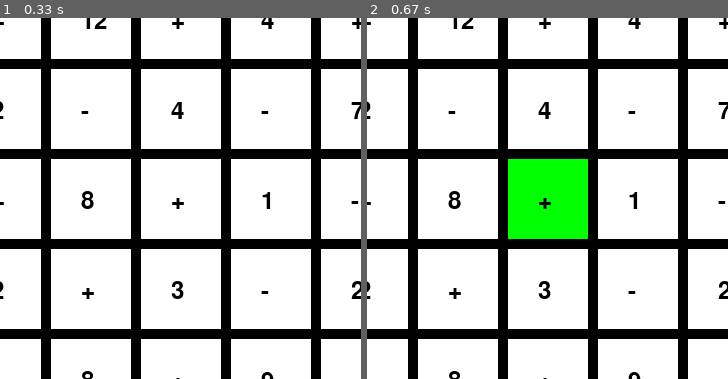
Above: before the commit, frames 1-2 (left to right).
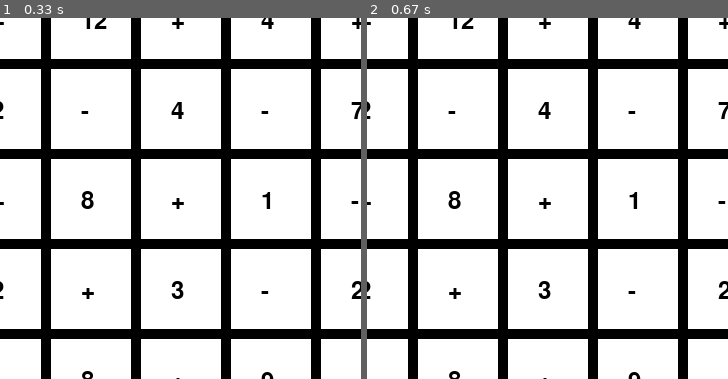
Above: after the commit, the same moments.

Repository: nurda0405/MathSolver-pygame-
Game: pygame game, started from math_solver.py
The game is run twice, just before and just after one commit, with the same random seed, the same clock (stepped at 60 frames per second) and the same inputs.
Inputs (mouse positions are % of the whole screen's width and height, from its top left):
- Up to frame 1 (0.33 s): no input
- Up to frame 2 (0.67 s): click (46, 55) at 0.38 s
The pictures show only the part of the screen within x 19-69%, y 31-81%; the shares and areas given below are measured in that part.

Frame 1 is identical in both runs. In frame 2, 4.9% of the frame differs, in the area x 39-62%, y 39-62%.

Commit message:
checking whether the cell is adjacent

Diff:
--- a/math_solver.py
+++ b/math_solver.py
@@ -86,22 +86,26 @@
         self.draw()
 
     def click(self):
-        if not self.ticked:
+        if not self.ticked and self.isAdjacent():
             self.image.fill((0,255,0))
             player_path.append([self.gridX, self.gridY])
             self.ticked = True
             self.draw()
 
+    def isAdjacent(self):
+        lastX, lastY = player_path[-1][0], player_path[-1][1]
+        if abs(lastX - self.gridX) <= 1 and abs(lastY - self.gridY) <= 1:
+            if not (abs(lastX - self.gridX) == 1 and abs(lastY - self.gridY) == 1):
+                return True
+        return False
     def remove(self):
         self.ticked = False
         self.image.fill((255,255,255))
         self.draw()
-        print("removed!")
 
     def draw(self):
         screen.blit(self.image, (self.screenX, self.screenY))
         screen.blit(self.text, (self.textX, self.textY))
-
 
 pygame.init()
 screen = pygame.display.set_mode((730,730))
@@ -112,15 +116,18 @@
 col = 8
 width = 80
 game = Game(8, 8)
-player_path = []
+player_path = [[0, 0]]
 cells = [[0 for i in range(col)] for j in range(row)]
 coordinates = [10 + 90 * i for i in range(row)]
+
 for i in range(row): #creating cells
     for j in range(col):
         cell = Cell(i, j, coordinates[i], coordinates[j], game.grid[i][j], width)
         cells[i][j] = cell
 
 cells[0][0].click()
+player_path.pop()
+
 run = True
 
 while run:
@@ -141,5 +148,4 @@
                     gridX, gridY = player_path[-1][0], player_path[-1][1]
                     player_path.pop()
                     cells[gridX][gridY].remove()
-                    print(gridX, gridY, player_path)
     pygame.display.update()
